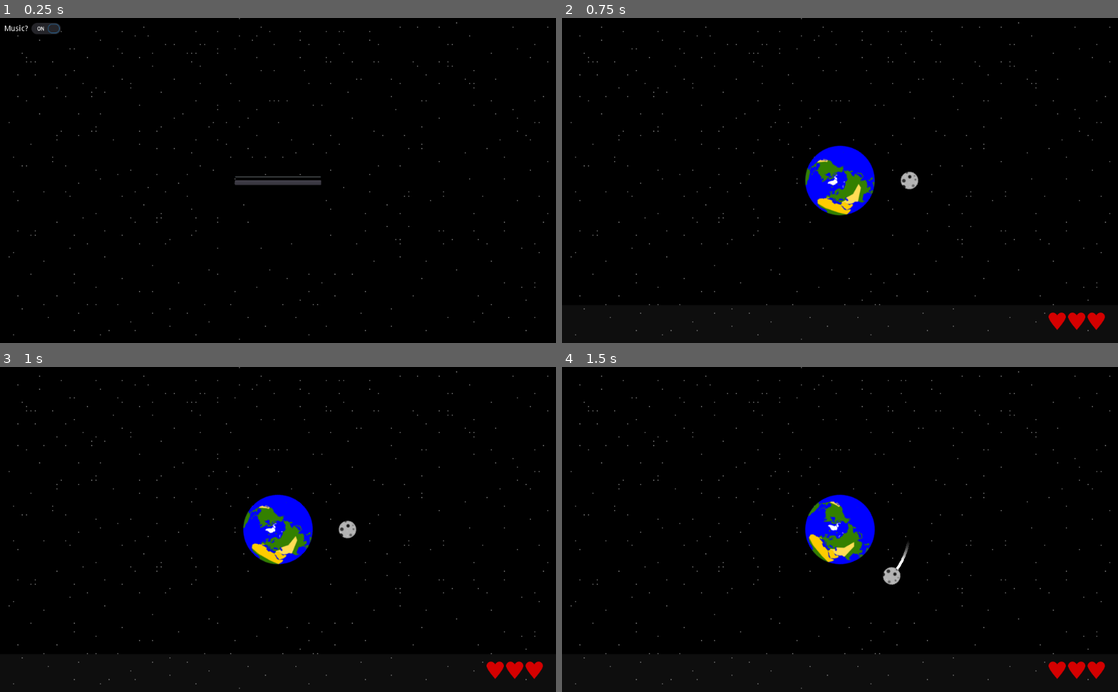
Above: before the commit, frames 1-4 (two rows, left to right).
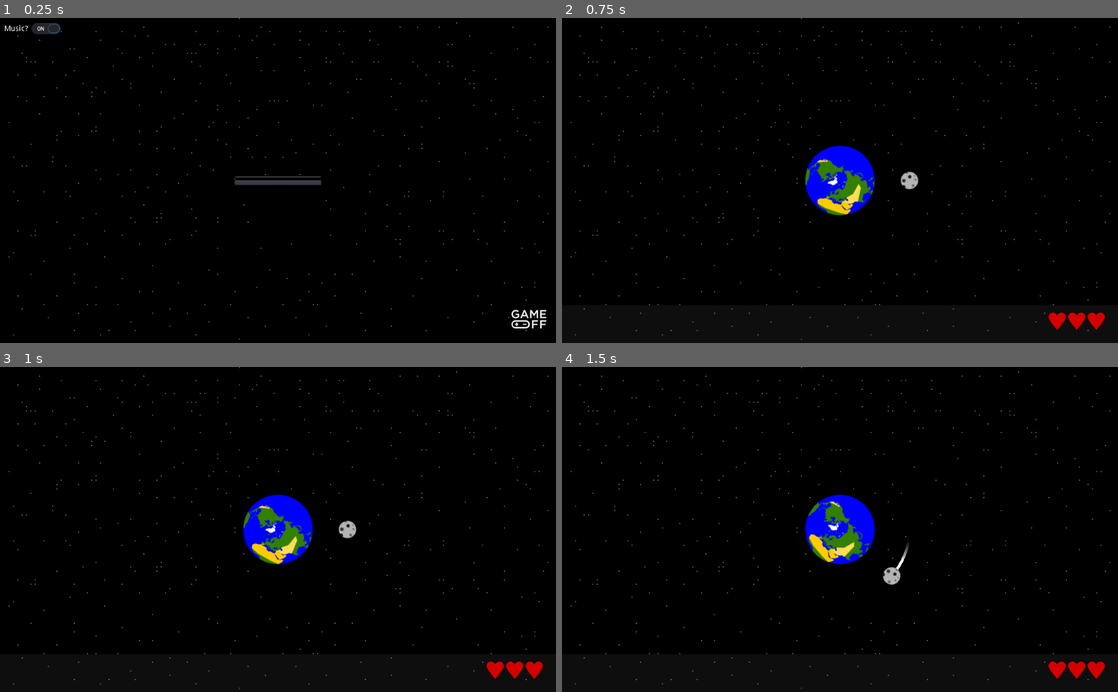
Above: after the commit, the same moments.

Repository: kreivi/Kuumela
Game: Godot game, scene res://main/main.tscn
Two runs of this game, one before a commit and one after it. Both use one fixed random seed, a clock stepped at 60 frames per second and the inputs below.
Inputs:
- Up to frame 1 (0.25 s): no input
- Up to frame 2 (0.75 s): click "New Game" at 0.5 s
- Up to frame 3 (1 s): no input
- Up to frame 4 (1.5 s): hold D (clockwise) from 1.28 s (still down)

The runs differ from the first frame. In frame 1, 0.2% of the frame differs, in the area x 92-99%, y 89-96%; in frame 2, nothing differs; in frame 3, nothing differs; in frame 4, nothing differs.

Commit message:
Added game off logo to main menu

Diff:
--- a/gui/gui.tscn
+++ b/gui/gui.tscn
@@ -1,9 +1,10 @@
-[gd_scene load_steps=6 format=2]
+[gd_scene load_steps=7 format=2]
 
 [ext_resource path="res://gui/life.svg" type="Texture" id=1]
 [ext_resource path="res://gui/gui.gd" type="Script" id=2]
 [ext_resource path="res://gui/fonts/contrailone_regular.tres" type="DynamicFont" id=3]
 [ext_resource path="res://gui/fonts/goldman_regular.tres" type="DynamicFont" id=4]
+[ext_resource path="res://gui/game_off_logo.png" type="Texture" id=5]
 
 [sub_resource type="StyleBoxFlat" id=1]
 bg_color = Color( 0.478431, 0.478431, 0.478431, 0.117647 )
@@ -119,6 +120,16 @@
 "_edit_use_anchors_": false
 }
 
+[node name="TextureRect" type="TextureRect" parent="MainMenu"]
+anchor_left = 1.0
+anchor_top = 1.0
+anchor_right = 1.0
+anchor_bottom = 1.0
+margin_left = -82.0
+margin_top = -61.0
+margin_right = -32.0
+texture = ExtResource( 5 )
+
 [node name="Game" type="Control" parent="."]
 anchor_right = 1.0
 anchor_bottom = 1.0
Binary file added: gui/game_off_logo.png
Not shown, added: gui/game_off_logo.png.import
